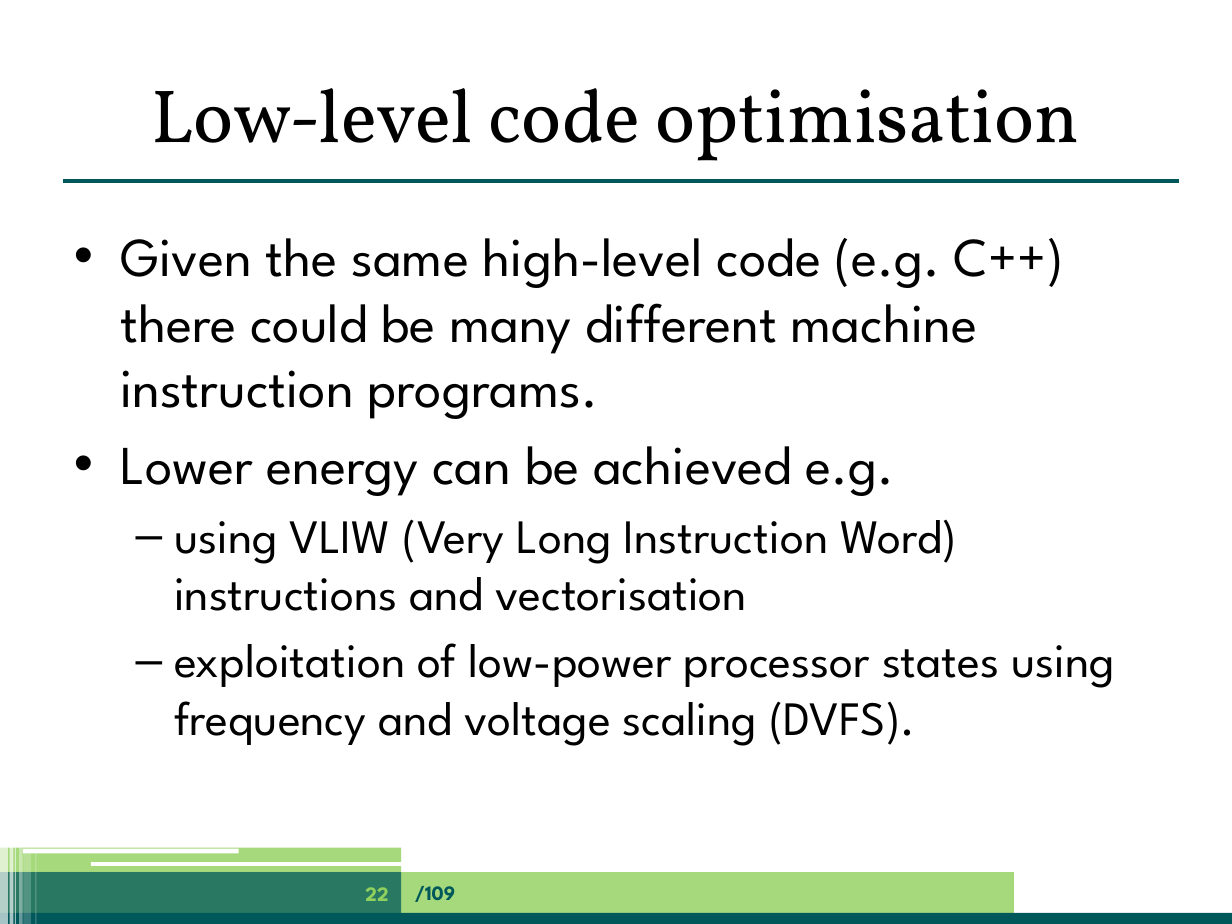
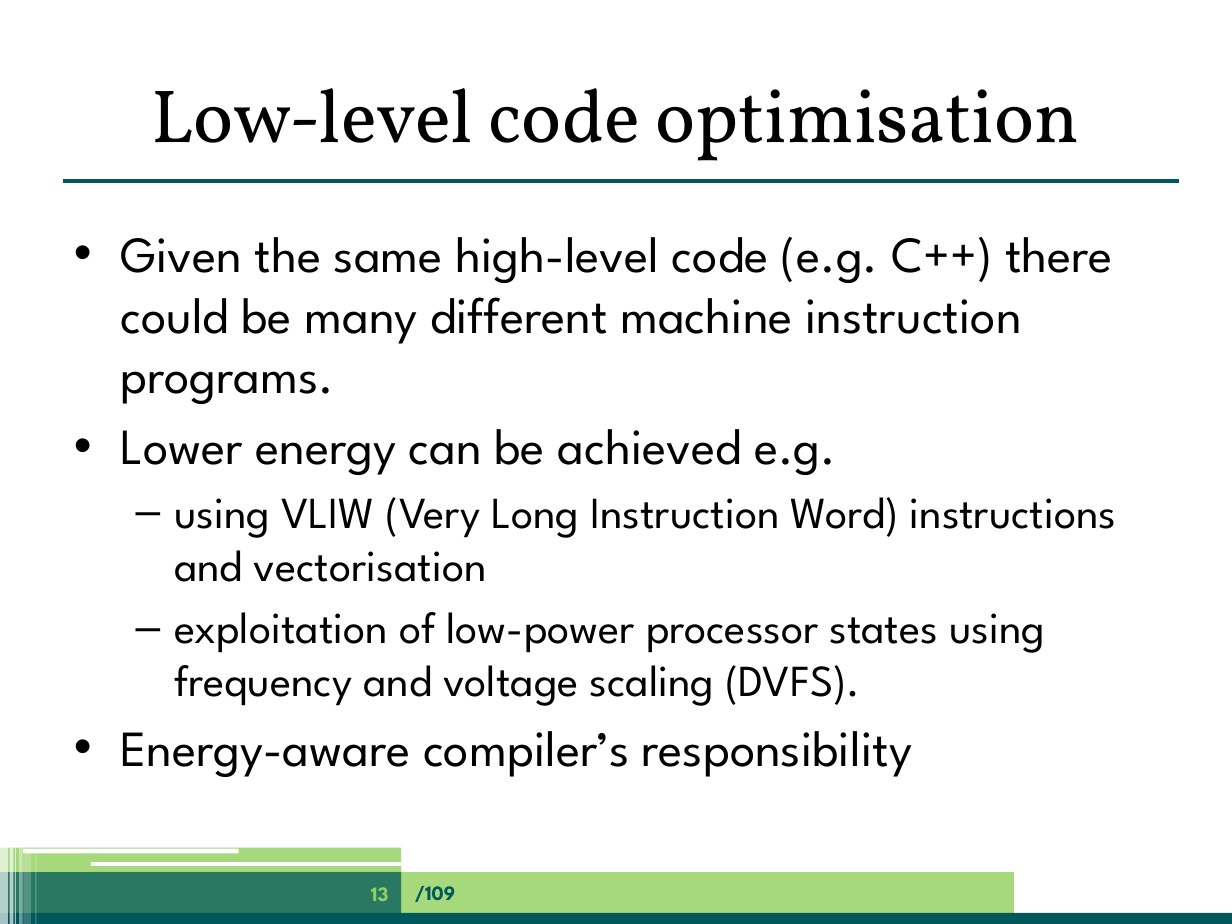
Before and after one commit to jpgallagher/ict-e-summerschool-aalborg, a slide deck: slide 13 of summerschool-aalborg-jpg.pptx (slide 22 before the commit). Drawn at 1232x924 pixels with LibreOffice and Linux fonts; fonts in the diff are those of the drawing. Boxes give left, top, right and bottom in pixels: in the first picture for what was removed or moved away, otherwise in the second. Text is boxed around its words. In the diff, an @@ line names an element or a change of style, - is before the commit and + after.

```diff
--- a/summerschool-aalborg-jpg.pptx
+++ b/summerschool-aalborg-jpg.pptx
@@ text at [120, 237, 1117, 706]: size 32 to 29.6 pt in "Given the same high-level code (e.g. C++) ...", "Lower energy can be achieved e.g."; size 28 to 25.9 pt in "using VLIW (Very Long Instruction Word) instructions ...", "exploitation of low-power processor states using frequency ..." @@
@@ text at [120, 731, 912, 777]: paragraph added @@
+• Energy-aware compiler’s responsibility
@@ page number at [371, 887, 389, 901]: text changed @@
-22
+13
```
Also in this commit, not shown: 14 other slides changed, 2 slides added.
